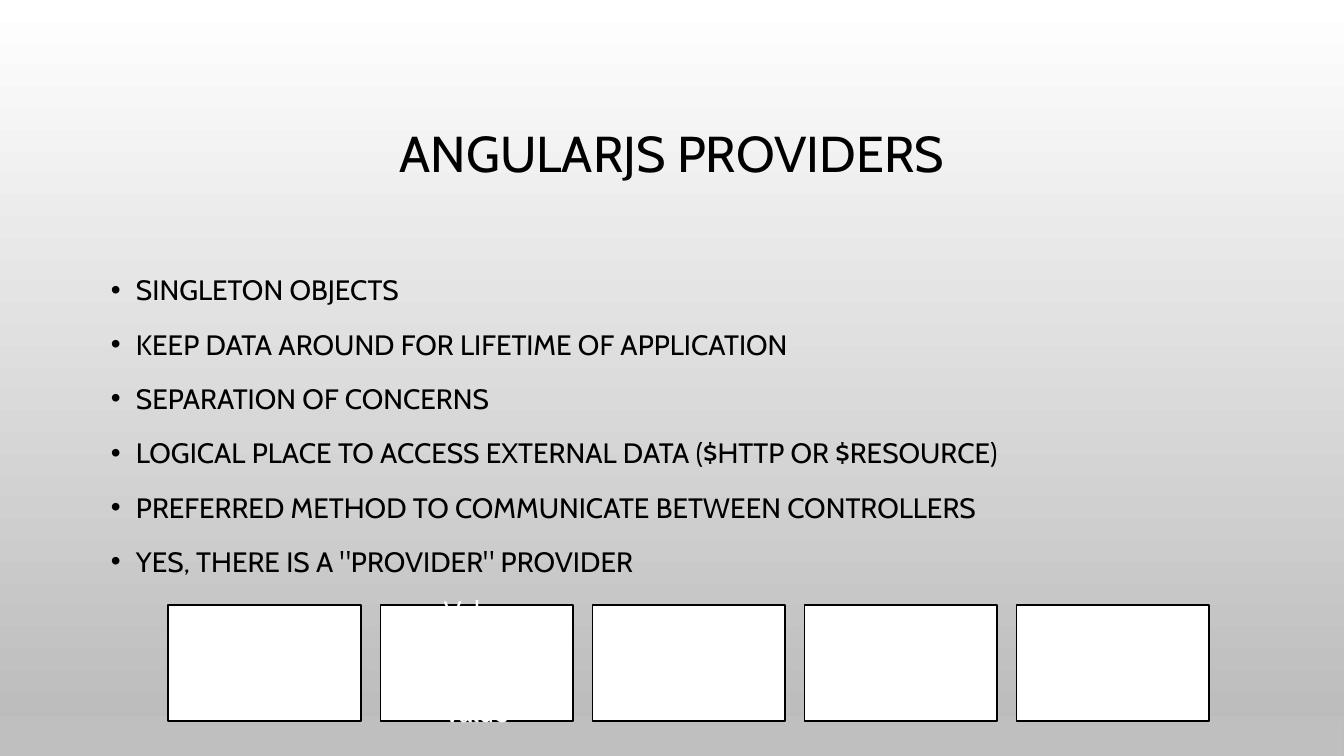
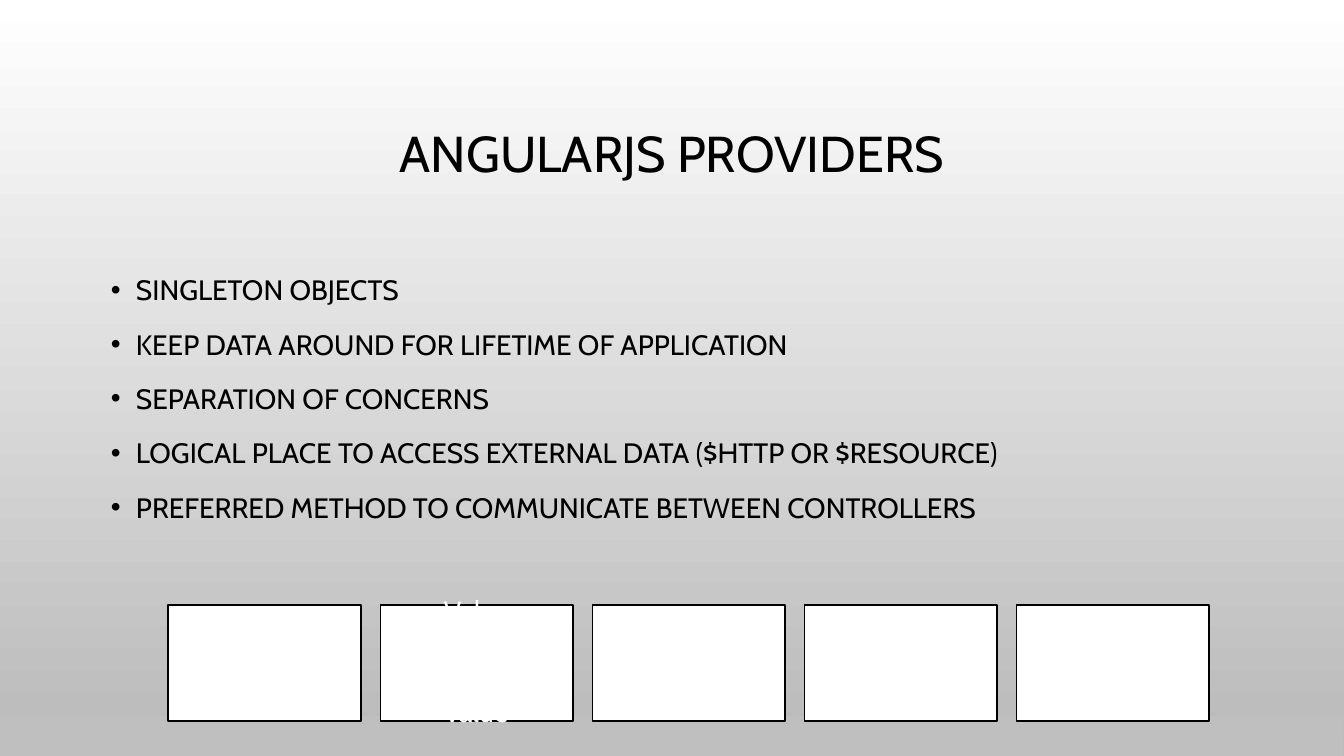
Before and after one commit to spietrek/spsnyc2015, a slide deck: slide 12 of Building SPAs in SharePoint Using AngularJS.pptx. Drawn at 1344x756 pixels with LibreOffice and Linux fonts; fonts in the diff are those of the drawing; background and template pictures are left out. Boxes give left, top, right and bottom in pixels: in the first picture for what was removed or moved away, otherwise in the second. Text is boxed around its words. In the diff, an @@ line names an element or a change of style, - is before the commit and + after.

```diff
--- a/Building SPAs in SharePoint Using AngularJS.pptx
+++ b/Building SPAs in SharePoint Using AngularJS.pptx
@@ text at box(136, 551, 633, 575): paragraph removed @@
-• YES, THERE IS A "PROVIDER" PROVIDER
```
Also in this commit, not shown: 5 other slides changed.
